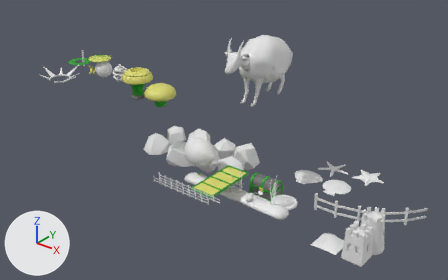
What one commit did to the FBX model Assets/World/objects.fbx.
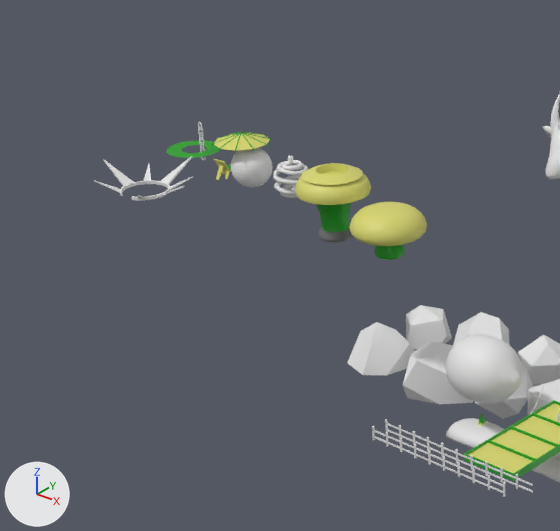
Each version is shown whole from a 50 mm lens placed at (24.5, -36.4, 25.1), pointed at (-3.6, -1.3, 3.3), then close up on the part from 0% to 52% of the width and 0% to 78% of the height. The lights are fixed; the arrows at lower left show +X, +Y and +Z. The last two pictures show the newer version. Where no turn or scale is listed for an object, it has been applied to the vertices.

Objects in the first close-up: 'Farm Box', 'Goosher', 'Lenom', 'Rock', 'Rock.004', 'Rock.005', 'Rock.006', 'Rock.007', 'Sphere', 'Sproingle', 'farm', 'fox_umbrella' and 13 more.
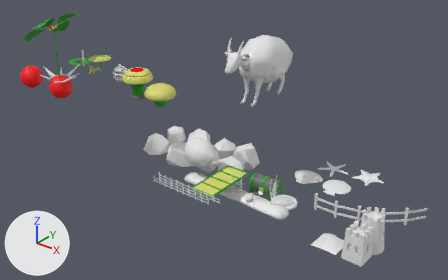
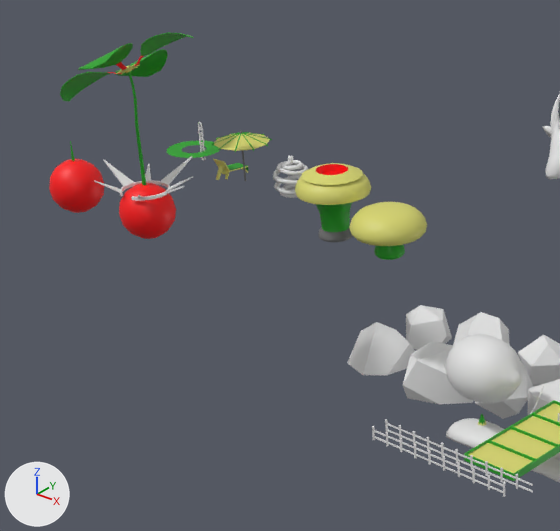
Location of each change, [x1, y1, x2, y2] in pixels of the close-ups (560 x 531 px):
```json
{"object": "Burstbloom_root", "change": "added", "after": [119, 72, 176, 239], "faces in mat_material (red #ff0005)": [119, 183, 176, 239], "faces in mat_grass (green #16a016)": [128, 72, 146, 185]}
{"object": "Burstbloom_flower", "change": "added", "after": [60, 32, 193, 101], "faces in mat_grass (green #16a016)": [60, 32, 193, 101]}
{"object": "Burstbloom_shoot", "change": "added", "after": [49, 141, 104, 213], "faces in mat_material_001 (red #ff0005)": [49, 159, 104, 213]}
{"object": "Sphere", "change": "deleted", "before": [231, 148, 272, 188]}
{"part": 1, "of": "me_cylinder_007", "change": "recoloured", "before": [316, 164, 348, 175], "after": [316, 164, 348, 175], "on screen": "yellow to red"}
```

Scene script edits in JSON lines:
```json
{"op": "add", "block": "mat_material", "code": ["mat_material = principled_material('Material')", "mat_material.base_color = (1.0, 0.0, 0.00149)  # red #ff0005"]}
{"op": "add", "block": "mat_material_001", "code": ["mat_material_001 = principled_material('Material.001')", "mat_material_001.base_color = (1.0, 0.0, 0.00149)  # red #ff0005"]}
{"op": "add", "block": "mat_grass_001", "code": ["mat_grass_001 = principled_material('Grass.001')", "mat_grass_001.base_color = (0.00811, 0.35, 0.00805)  # green #16a016"]}
{"block": "me_cylinder_007", "where": "me_cylinder_007.from_pydata(...)  # 480 vertices, 458 faces; spans x -1.28..1.28, y -1.28..1.28, z -0.98..1.44"}
{"block": "me_cylinder_007", "where": "# used by ob_goosher; location = (-11.01, -3.31, 6.73)"}
{"block": "me_cylinder_007", "change": "me_cylinder_007 part 1: all 25 faces centred in x -0.52..0.52, y -0.52..0.52, z 1.2..1.32 switch from mat_sand (yellow #d8d66f) to mat_material (red #ff0005)"}
{"op": "add", "block": "me_cube_008_1", "code": ["me_cube_008_1 = bpy.data.meshes.new('Cube.008')", "me_cube_008_1.from_pydata(...)  # 378 vertices, 392 faces; spans x -1.94..1.76, y -2.18..2.18, z -1.14..1.39", "# faces by material slot: [176, 96, 120]", "me_cube_008_1.materials.append(mat_grass)  # green #16a016", "me_cube_008_1.materials.append(mat_material)  # red #ff0005", "me_cube_008_1.materials.append(mat_sand)  # yellow #d8d66f"]}
{"op": "add", "block": "me_cylinder_012_1", "code": ["me_cylinder_012_1 = bpy.data.meshes.new('Cylinder.012')", "me_cylinder_012_1.from_pydata(...)  # 132 vertices, 141 faces; spans x -0.97..0.97, y -0.97..0.97, z -1.72..0.92", "# faces by material slot: [13, 128]", "me_cylinder_012_1.materials.append(mat_grass_001)  # green #16a016", "me_cylinder_012_1.materials.append(mat_material_001)  # red #ff0005"]}
{"op": "add", "block": "me_cylinder_011_1", "code": ["me_cylinder_011_1 = bpy.data.meshes.new('Cylinder.011')", "me_cylinder_011_1.from_pydata(...)  # 174 vertices, 184 faces; spans x -0.97..0.97, y -0.97..0.97, z -1.72..4.26", "# faces by material slot: [56, 128]", "me_cylinder_011_1.materials.append(mat_grass)  # green #16a016", "me_cylinder_011_1.materials.append(mat_material)  # red #ff0005"]}
{"op": "remove", "block": "ob_sphere", "code": ["ob_sphere = bpy.data.objects.new('Sphere', me_sphere)", "ob_sphere.location = (-15.68, -2.84, 7.11)"]}
{"op": "add", "block": "ob_burstbloom_flower", "code": ["ob_burstbloom_flower = bpy.data.objects.new('Burstbloom_flower', me_cube_008_1)", "ob_burstbloom_flower.location = (-16.82, -6.75, 11.35)"]}
{"op": "add", "block": "ob_burstbloom_shoot", "code": ["ob_burstbloom_shoot = bpy.data.objects.new('Burstbloom_shoot', me_cylinder_012_1)", "ob_burstbloom_shoot.location = (-20.73, -6.75, 7.11)"]}
{"op": "add", "block": "ob_burstbloom_root", "code": ["ob_burstbloom_root = bpy.data.objects.new('Burstbloom_root', me_cylinder_011_1)", "ob_burstbloom_root.location = (-16.7, -6.75, 7.11)"]}
```
